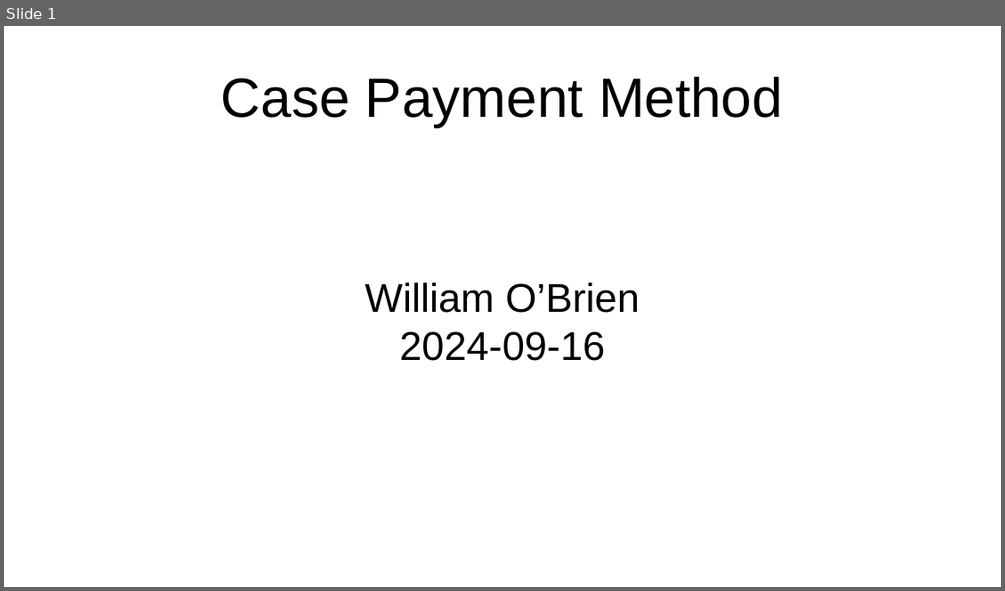
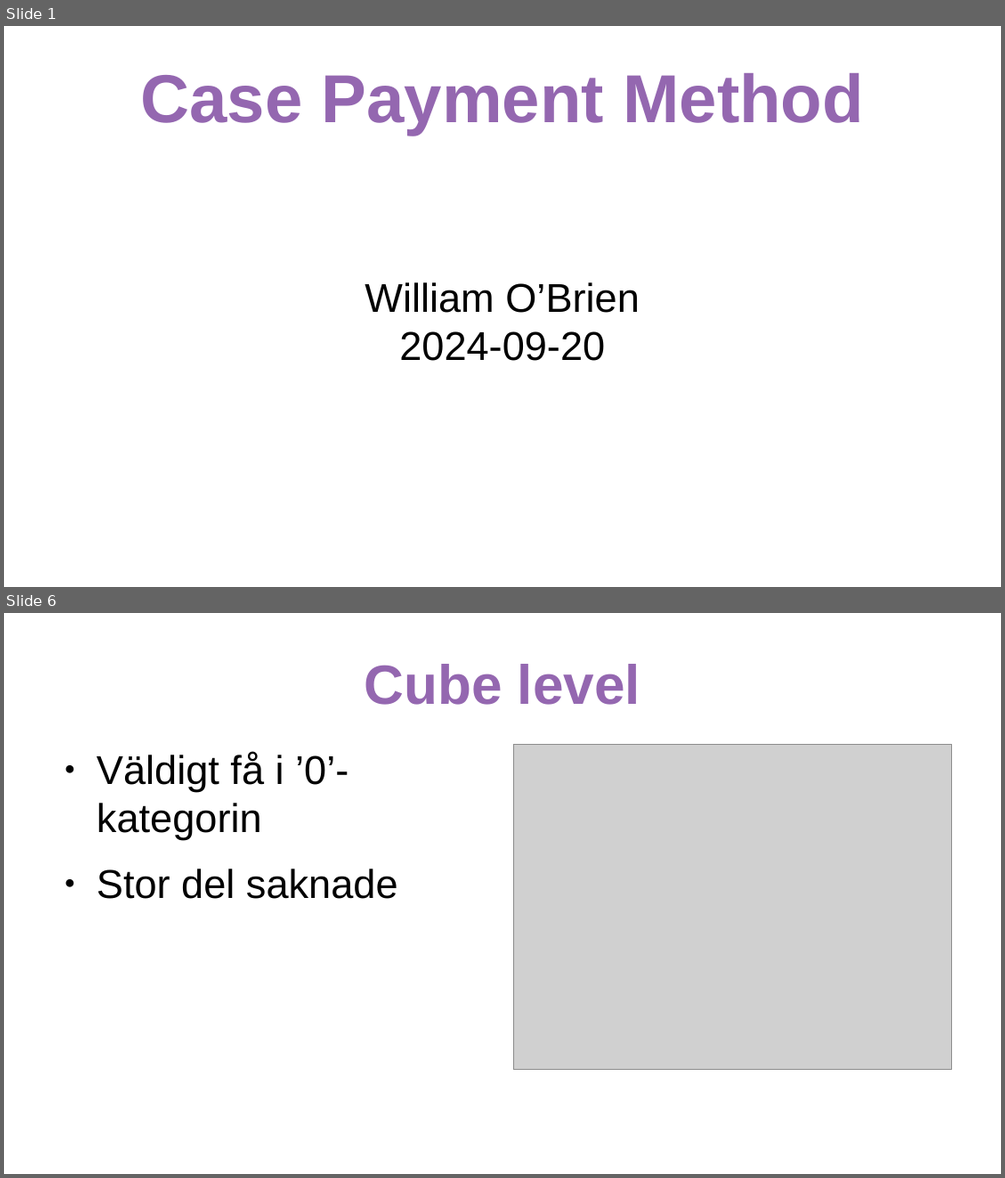
Before and after one commit to samfromsatc/payment_method_case_if, a slide deck: presentation_payment_method.odp. Shown one above the other, each under a label of ours: slide 1 before the commit, slides 1 and 6 after it; the slides between them are not shown. The pictures are 1005x591 and 1005x1178 pixels, drawn with LibreOffice and Linux fonts; fonts in the diff are those of the drawing; grey boxes stand for pictures. Boxes give left, top, right and bottom in pixels: in the first picture for what was removed or moved away, otherwise in the second. Text is boxed around its words. In the diff, an @@ line names an element or a change of style, - is before the commit and + after.

```diff
--- a/presentation_payment_method.odp
+++ b/presentation_payment_method.odp
@@ slide 6 added at bbox=[4, 613, 1001, 1174], background #FFFFFF @@
@@ title added at bbox=[364, 664, 640, 705], 44 pt, text #9467B0, bold @@
+Cube level
@@ picture added at bbox=[514, 744, 952, 1070] @@
@@ text added at bbox=[97, 753, 398, 899], 32 pt, text #000000 @@
+● Väldigt få i ’0’-kategorin
+● Stor del saknade
@@ slide 1 changed as well @@
@@ title "Case Payment Method" at bbox=[140, 73, 864, 135]: size 44 to 54 pt, text colour #000000 to #9467B0, bold on @@
@@ subtitle at bbox=[399, 331, 605, 361]: text changed @@
-2024-09-16
+2024-09-20
```
Also in this commit, not shown: 7 other slides added, 1 slide removed, 8 other files.
